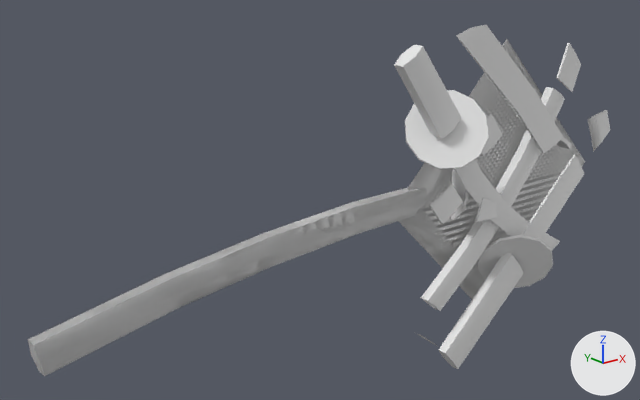
What one commit did to the OBJ model src/main/resources/assets/blade_tetra/model/modular/alpha9/wakizashi_quickdraw_simple_swift.obj.
One viewpoint serves both versions: a camera (50 mm lens) standing at (-327.0, -270.0, 122.0) and looking at (-102.0, 11.0, 10.0). Every picture has the same lights, and +X, +Y and +Z are marked at lower right. The picture after the commit comes second. Where no turn or scale is listed for an object, it has been applied to the vertices. Vertices at exactly the same position are counted once.

The older version as bpy lines, for what is in view:
```python
me_effect = bpy.data.meshes.new('effect')
me_effect.from_pydata(...)  # 72 vertices, 132 faces; spans x -234.0..-35.0, y -5.0..5.0, z -24.0..9.0
me_item_blade = bpy.data.meshes.new('item_blade')
me_item_blade.from_pydata(...)  # 143 vertices, 235 faces; spans x -83.0..71.0, y -29.0..4.0, z -71.0..75.0
me_item_damaged = bpy.data.meshes.new('item_damaged')
me_item_damaged.from_pydata(...)  # 145 vertices, 199 faces; spans x -71.0..71.0, y -30.0..4.0, z -78.0..81.0
me_sheath = bpy.data.meshes.new('sheath')
me_sheath.from_pydata(...)  # 72 vertices, 132 faces; spans x -234.0..-35.0, y -5.0..5.0, z -24.0..9.0
ob_effect = bpy.data.objects.new('effect', me_effect)
ob_effect.location = (0.0, 0.0, 0.0)
ob_item_blade = bpy.data.objects.new('item_blade', me_item_blade)
ob_item_blade.location = (0.0, 0.0, 0.0)
ob_item_damaged = bpy.data.objects.new('item_damaged', me_item_damaged)
ob_item_damaged.location = (0.0, 0.0, 0.0)
ob_sheath = bpy.data.objects.new('sheath', me_sheath)
ob_sheath.location = (0.0, 0.0, 0.0)
```
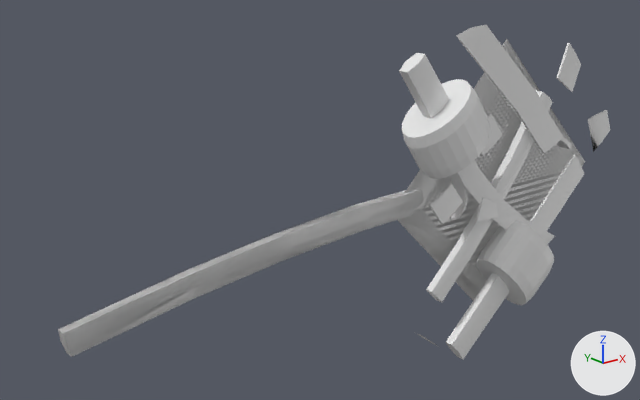
The change, as JSON lines over the scene's bpy script:
```json
{"block": "me_effect", "where": "# used by ob_effect; location = (0.0, 0.0, 0.0)"}
{"op": "remove", "block": "me_effect", "code": "me_effect.from_pydata(...)  # 72 vertices, 132 faces; spans x -234.0..-35.0, y -5.0..5.0, z -24.0..9.0"}
{"op": "add", "block": "me_effect", "code": "me_effect.from_pydata(...)  # 72 vertices, 132 faces; spans x -224.0..-35.0, y -4.0..4.0, z -20.0..9.0"}
{"block": "me_effect", "change": "me_effect part 1: the loose piece of 30 vertices spanning x -234.0..-35.0, y -5.0..5.0, z -24.0..9.0 is scaled about its middle by (0.948, 0.826, 0.869), then moved by (5.0, 0.0, 1.0)"}
{"block": "me_effect", "change": "other edits to the shape of me_effect do not show in these pictures"}
{"block": "me_item_blade", "where": "# used by ob_item_blade; location = (0.0, 0.0, 0.0)"}
{"op": "remove", "block": "me_item_blade", "code": "me_item_blade.from_pydata(...)  # 143 vertices, 235 faces; spans x -83.0..71.0, y -29.0..4.0, z -71.0..75.0"}
{"op": "add", "block": "me_item_blade", "code": "me_item_blade.from_pydata(...)  # 261 vertices, 475 faces; spans x -81.0..71.0, y -29.0..4.0, z -71.0..72.0"}
{"block": "me_item_blade", "change": "me_item_blade part 2: the loose piece of 18 vertices spanning x -83.0..-48.0, y -20.0..-11.0, z 35.0..75.0 is scaled about its middle by (0.911, 0.902, 0.91), then moved by (1.0, 0.0, -2.0)"}
{"block": "me_item_blade", "change": "me_item_blade part 3: 23 vertices moved from x -40.0..33.0, y -16.0..-8.0, z -38.0..16.0 to x -41.0..28.0, y -16.0..-8.0, z -33.0..17.0; 54 vertices removed from x -72.0..31.0, y -29.0..-2.0, z -48.0..53.0; 172 vertices added at x -76.0..21.0, y -29.0..-2.0, z -44.0..59.0"}
{"block": "me_item_damaged", "where": "# used by ob_item_damaged; location = (0.0, 0.0, 0.0)"}
{"op": "remove", "block": "me_item_damaged", "code": "me_item_damaged.from_pydata(...)  # 145 vertices, 199 faces; spans x -71.0..71.0, y -30.0..4.0, z -78.0..81.0"}
{"op": "add", "block": "me_item_damaged", "code": "me_item_damaged.from_pydata(...)  # 263 vertices, 439 faces; spans x -71.0..71.0, y -30.0..4.0, z -74.0..81.0"}
{"block": "me_item_damaged", "change": "me_item_damaged part 4: the loose piece of 26 vertices spanning x -18.0..13.0, y -30.0..-2.0, z -52.0..-18.0 is rebuilt with 144 vertices and now spans x -24.0..19.0, y -30.0..-2.0, z -57.0..-13.0"}
{"block": "me_item_damaged", "change": "me_item_damaged part 5: 12 vertices moved from x -51.0..0.0, y -19.0..-12.0, z -78.0..-29.0 to x -47.0..0.0, y -19.0..-13.0, z -74.0..-29.0"}
{"block": "me_sheath", "where": "# used by ob_sheath; location = (0.0, 0.0, 0.0)"}
{"op": "remove", "block": "me_sheath", "code": "me_sheath.from_pydata(...)  # 72 vertices, 132 faces; spans x -234.0..-35.0, y -5.0..5.0, z -24.0..9.0"}
{"op": "add", "block": "me_sheath", "code": "me_sheath.from_pydata(...)  # 72 vertices, 132 faces; spans x -224.0..-35.0, y -4.0..4.0, z -20.0..9.0"}
{"block": "me_sheath", "change": "me_sheath part 6: the loose piece of 30 vertices spanning x -234.0..-35.0, y -5.0..5.0, z -24.0..9.0 is scaled about its middle by (0.948, 0.826, 0.869), then moved by (5.0, 0.0, 1.0)"}
{"block": "me_sheath", "change": "other edits to the shape of me_sheath do not show in these pictures"}
```

Pixel boxes (x1, y1, x2, y2) of what changed, in the pictures (640 x 400 px; the box of a moved part takes in the faces that stretch with it):
```json
{"object": "item_damaged", "change": "reshaped", "before": [399, 25, 610, 369], "after": [398, 25, 610, 359]}
{"object": "item_blade", "change": "reshaped", "before": [394, 45, 572, 347], "after": [399, 53, 572, 347]}
{"object": "sheath", "change": "reshaped", "before": [28, 187, 427, 376], "on screen": "not visible afterwards"}
{"part": 1, "of": "me_effect", "change": "moved or reshaped", "after": [58, 190, 423, 357], "on screen": "not visible before"}
{"part": 2, "of": "me_item_blade", "change": "moved or reshaped", "before": [394, 45, 461, 140], "after": [399, 53, 449, 118]}
{"part": 3, "of": "me_item_blade", "change": "built on", "before": [405, 87, 565, 311], "after": [402, 79, 555, 302]}
{"part": 4, "of": "me_item_damaged", "change": "rebuilt", "before": [477, 235, 553, 288], "after": [476, 220, 554, 305], "on screen": "59% taller"}
{"part": 5, "of": "me_item_damaged", "change": "moved or reshaped", "before": [439, 254, 523, 369], "after": [446, 273, 509, 359]}
```
